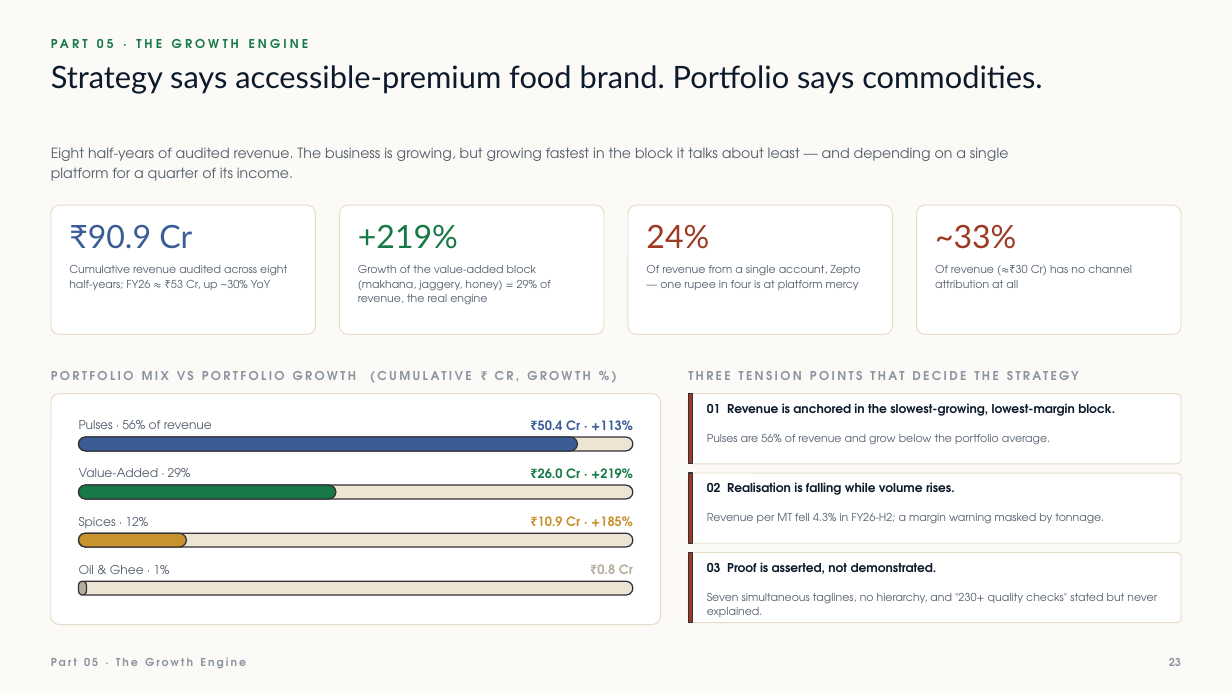
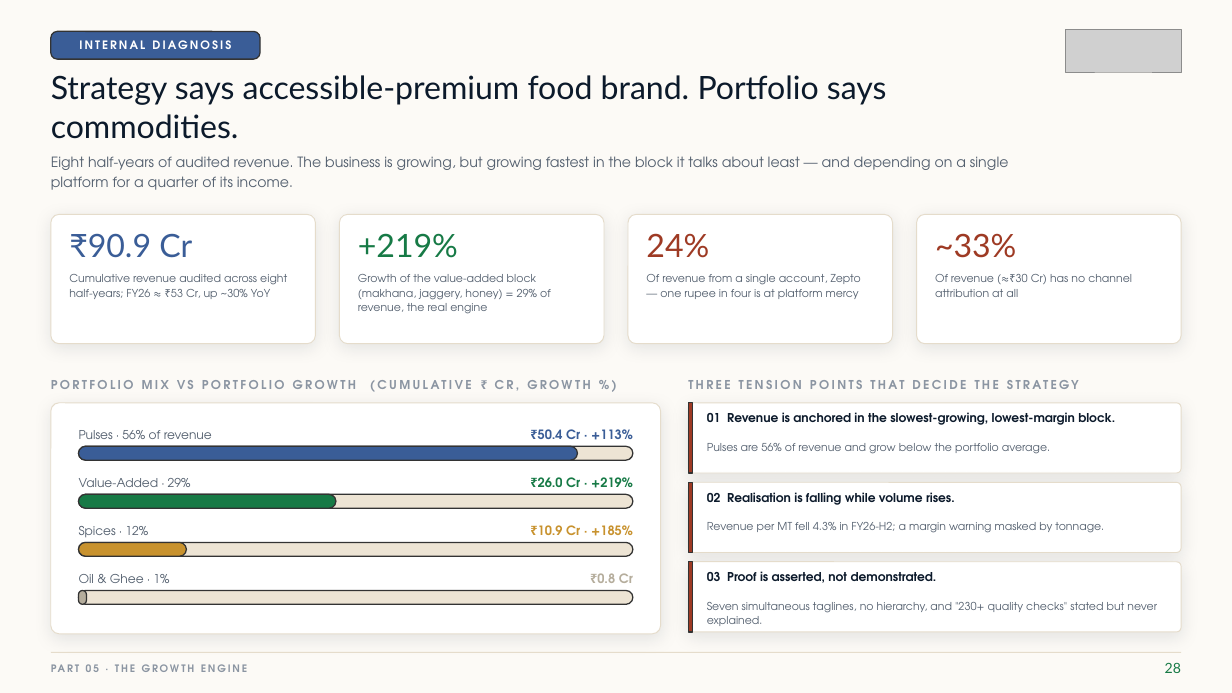
Before and after one commit to tirtham-spec/hopper-tessarakt, a slide deck: slide 29 of DHF-Honest-Farms-Deck.pptx (slide 24 before the commit). Drawn at 1232x693 pixels with LibreOffice and Linux fonts; fonts in the diff are those of the drawing; grey boxes stand for pictures. Boxes give left, top, right and bottom in pixels: in the first picture for what was removed or moved away, otherwise in the second. Text is boxed around its words. In the diff, an @@ line names an element or a change of style, - is before the commit and + after.

```diff
--- a/DHF-Honest-Farms-Deck.pptx
+++ b/DHF-Honest-Farms-Deck.pptx
@@ text removed at (x1=51, y1=33, x2=1181, y2=54) @@
-PART 05 · THE GROWTH ENGINE
@@ rounded rectangle added at (x1=51, y1=31, x2=260, y2=59), fill #3A5D97, outline #333333 1 pt @@
@@ text added at (x1=79, y1=40, x2=231, y2=49), 9 pt, text #FFFFFF, bold @@
+INTERNAL DIAGNOSIS
@@ picture added at (x1=1066, y1=30, x2=1181, y2=72) @@
@@ text "Strategy says accessible-premium food brand. ..." moved from (x1=51, y1=65, x2=1042, y2=94) to (x1=51, y1=75, x2=887, y2=139) @@
@@ text "Strategy says accessible-premium food brand. ..." at (x1=51, y1=75, x2=887, y2=139): size 24 to 25 pt @@
@@ 25 texts, 16 rounded rectangles, 3 rectangles moved together from (x1=51, y1=147, x2=1181, y2=625) to (x1=51, y1=156, x2=1181, y2=634) @@
@@ shadow on in 8 elements at (x1=51, y1=214, x2=315, y2=344), (x1=339, y1=214, x2=604, y2=344), (x1=628, y1=214, x2=893, y2=344), (x1=917, y1=214, x2=1181, y2=344), (x1=689, y1=482, x2=1181, y2=553), (x1=689, y1=562, x2=1181, y2=632), (x1=51, y1=403, x2=661, y2=634), (x1=689, y1=403, x2=1181, y2=473) @@
@@ text at (x1=51, y1=658, x2=246, y2=669): text changed; size 8.5 to 8 pt @@
-Part 05 · The Growth Engine
+PART 05 · THE GROWTH ENGINE
@@ line added from (51, 653) to (1181, 653), #E5DCCB 0.75 pt @@
@@ text removed at (x1=1169, y1=658, x2=1181, y2=666) @@
-23
@@ text added at (x1=1165, y1=663, x2=1181, y2=673), 11 pt, text #177A46 @@
+28
```
Also in this commit, not shown: 29 other slides changed, 6 slides added, 14 other files.
